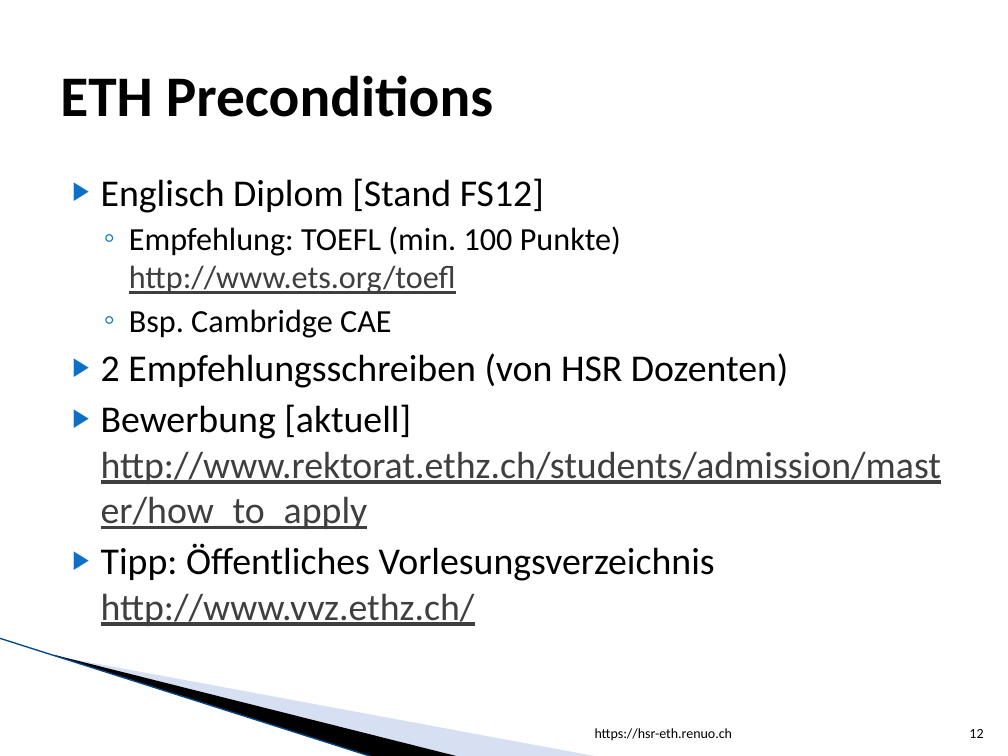
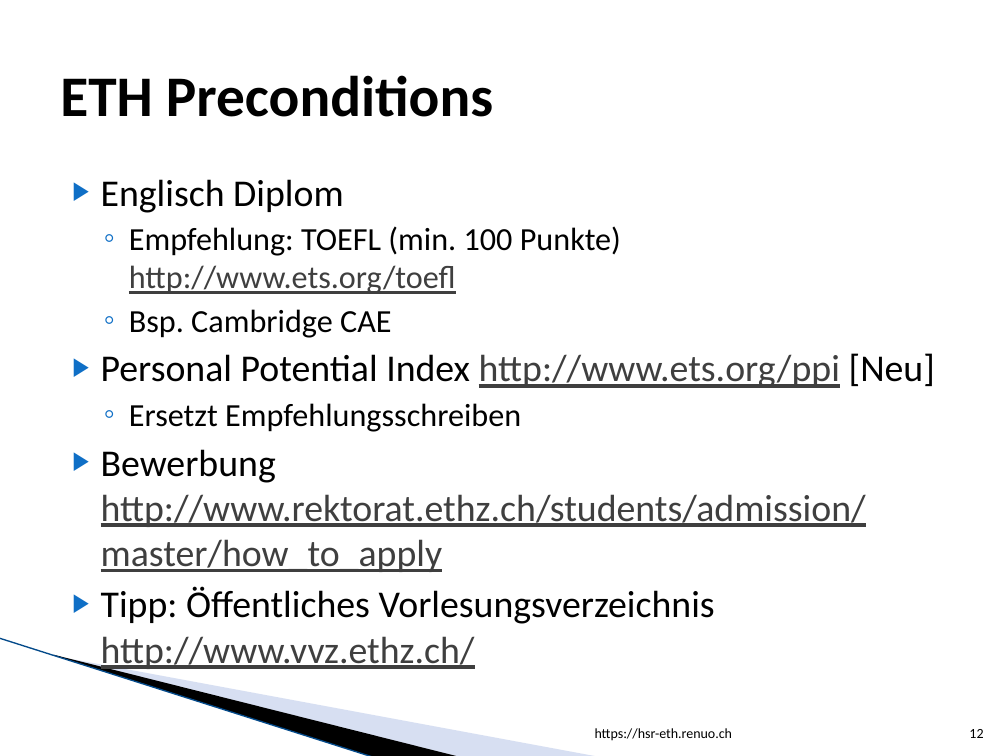
Before and after one commit to lukaselmer/hsr-eth.renuo.ch, a slide deck: slide 12 of vortrag.pptx. Drawn at 1008x756 pixels with LibreOffice and Linux fonts; fonts in the diff are those of the drawing; background and template pictures are left out. Boxes give left, top, right and bottom in pixels: in the first picture for what was removed or moved away, otherwise in the second. Text is boxed around its words. In the diff, an @@ line names an element or a change of style, - is before the commit and + after.

```diff
--- a/vortrag.pptx
+++ b/vortrag.pptx
@@ text at (x1=101, y1=179, x2=344, y2=213): text changed @@
-▶ Englisch Diplom [Stand FS12]
+▶ Englisch Diplom
@@ text at (x1=101, y1=353, x2=935, y2=572): text changed @@
-▶ 2 Empfehlungsschreiben (von HSR Dozenten)
-▶ Bewerbung [aktuell]
-  http://www.rektorat.ethz.ch/students/admission/master/how_to_apply
+▶ Personal Potential Index http://www.ets.org/ppi [Neu]
+  ◦ Ersetzt Empfehlungsschreiben
+▶ Bewerbung
+  http://www.rektorat.ethz.ch/students/admission/master/how_to_apply
```
Also in this commit, not shown: 1 other file.
